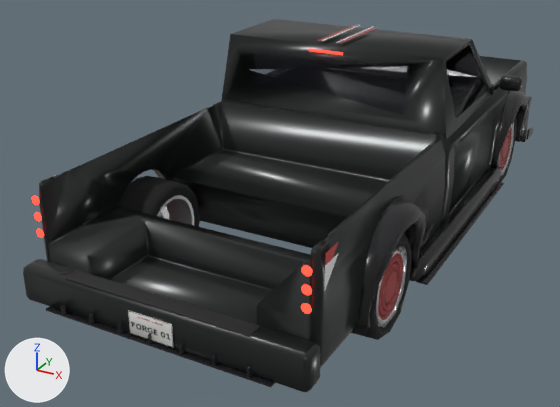
The FBX model blender/out/acf_blackout_pickup_D.fbx, before and after one commit.
One viewpoint serves both versions: a camera (50 mm lens) standing at (2.47, -5.61, 2.82) and looking at (-0.34, -0.5, 0.27). Lighting does not change. The marker at lower left points along +X, +Y and +Z. The older version comes first. Where no turn or scale is listed for an object, it has been applied to the vertices. Vertices at exactly the same position are counted once.

The first picture shows 'BODY_CAB_TOP', 'BODY_FLARES', 'BODY_SHELL', 'REAR_BUMPER', 'REAR_DIFFUSER', 'REAR_PLATE', 'REAR_STEP_PAD', 'RIM_BLUR_RF', 'RIM_BLUR_RR', 'WHEEL_LR_RIM_BARREL', 'WHEEL_LR_TYRE', 'WHEEL_RF_RIM_LIP', 'WHEEL_RF_TYRE', 'WHEEL_RR_RIM_LIP', 'WHEEL_RR_TYRE', 'WIDEBODY_SKIRTS', 'WIDEBODY_SKIRT_LIPS' and 12 more.
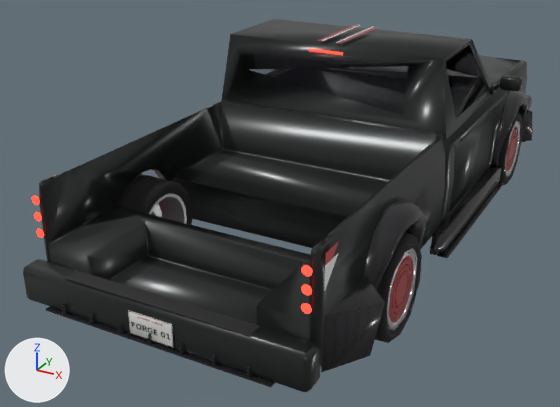
What changed in the scene script:
```text
Change me_widebody_skirts:
    used by ob_widebody_skirts; location = (0.0, 0.0, 0.0)
    remove me_widebody_skirts.from_pydata(...)  # 58 vertices, 108 faces; spans x -1.08..1.08, y -1.15..1.15, z 0.19..0.33
    add me_widebody_skirts.from_pydata(...)  # 117 vertices, 226 faces; spans x -1.08..1.08, y -0.7..1.15, z 0.19..0.33
    me_widebody_skirts part 1: 1 vertex moved within x 1.0, y 1.1, z 0.29; 24 vertices removed from x 0.96..1.08, y -1.15..1.14, z 0.19..0.33; 55 vertices added at x 0.96..1.08, y -0.7..1.15, z 0.19..0.33
    other edits to the shape of me_widebody_skirts do not show in these pictures
Change me_widebody_skirt_lips_001:
    used by ob_widebody_skirt_lips; location = (0.0, 0.0, 0.0)
    remove me_widebody_skirt_lips_001.from_pydata(...)  # 93 vertices, 178 faces; spans x -1.11..1.11, y -1.04..1.04, z 0.17..0.18
    add me_widebody_skirt_lips_001.from_pydata(...)  # 192 vertices, 196 faces; spans x -1.11..1.11, y -0.6..1.04, z 0.17..0.18
    me_widebody_skirt_lips_001 part 2: 24 vertices removed from x 1.03..1.11, y -1.04, z 0.17..0.18; 74 vertices added at x 1.03..1.11, y -0.6..1.04, z 0.17..0.18
    other edits to the shape of me_widebody_skirt_lips_001 do not show in these pictures
Add me_body_hood:
    me_body_hood.from_pydata(...)  # 210 vertices, 420 faces; spans x -0.89..0.9, y 0.96..2.16, z 1.0..1.07
    me_body_hood.materials.append(mat_paint_black)  # picture img_paint_black_png
Add me_widebody_extensions_001:
    me_widebody_extensions_001.from_pydata(...)  # 112 vertices, 178 faces; spans x -1.21..1.21, y -2.43..2.2, z 0.27..0.64
    me_widebody_extensions_001.materials.append(mat_carbon)  # picture img_carbon_png
Change ob_wheel_rf_rim_lip:
    ob_wheel_rf_rim_lip.location: (0.86, 1.49, 0.355) -> (0.92, 1.49, 0.355)
Change ob_wheel_lr_rim_barrel:
    ob_wheel_lr_rim_barrel.location: (-0.85, -1.49, 0.355) -> (-0.92, -1.49, 0.355)
Change ob_wheel_rf_tyre:
    ob_wheel_rf_tyre.location: (0.86, 1.49, 0.355) -> (0.92, 1.49, 0.355)
Change ob_wheel_rr_rim_lip:
    ob_wheel_rr_rim_lip.location: (0.85, -1.49, 0.355) -> (0.92, -1.49, 0.355)
Change ob_rim_blur_rf:
    ob_rim_blur_rf.location: (0.86, 1.49, 0.355) -> (0.92, 1.49, 0.355)
Change ob_wheel_rr_tyre:
    ob_wheel_rr_tyre.location: (0.85, -1.49, 0.355) -> (0.92, -1.49, 0.355)
Change ob_wheel_lr_tyre:
    ob_wheel_lr_tyre.location: (-0.85, -1.49, 0.355) -> (-0.92, -1.49, 0.355)
Change ob_rim_blur_rr:
    ob_rim_blur_rr.location: (0.85, -1.49, 0.355) -> (0.92, -1.49, 0.355)
Add ob_body_hood:
    ob_body_hood = bpy.data.objects.new('BODY_HOOD', me_body_hood)
    ob_body_hood.location = (0.0, 0.0, 0.0)
Add ob_widebody_extensions:
    ob_widebody_extensions = bpy.data.objects.new('WIDEBODY_EXTENSIONS', me_widebody_extensions_001)
    ob_widebody_extensions.location = (0.0, 0.0, 0.0)
```

Pixel boxes [x1, y1, x2, y2] of what changed, in the pictures (560 x 407 px):
'WIDEBODY_EXTENSIONS', added (mostly hidden): after [321, 110, 532, 372]
'WIDEBODY_SKIRTS', reshaped: before [410, 166, 501, 281]; after [430, 166, 502, 255]
'WHEEL_RR_TYRE', moved: before [351, 234, 412, 340]; after [375, 233, 422, 343]
'WHEEL_LR_TYRE', moved: before [119, 176, 200, 227]; after [119, 174, 192, 225]
'RIM_BLUR_RR', moved: before [375, 251, 404, 327]; after [388, 253, 414, 328]
'WHEEL_RR_RIM_LIP', moved: before [375, 245, 408, 328]; after [386, 248, 418, 331]
'BODY_HOOD', added: after [350, 55, 519, 86]
'WHEEL_LR_RIM_BARREL', moved: before [157, 195, 194, 225]; after [149, 193, 187, 223]
'WIDEBODY_SKIRT_LIPS', reshaped: before [416, 182, 504, 285]; after [437, 182, 504, 258]
'WHEEL_RF_TYRE', moved (mostly hidden before): before [498, 116, 517, 182]; after [498, 112, 523, 185]
'RIM_BLUR_RF', moved: before [499, 127, 512, 171]; after [506, 121, 518, 172]
'WHEEL_RF_RIM_LIP', moved: before [498, 122, 514, 176]; after [505, 121, 520, 177]
